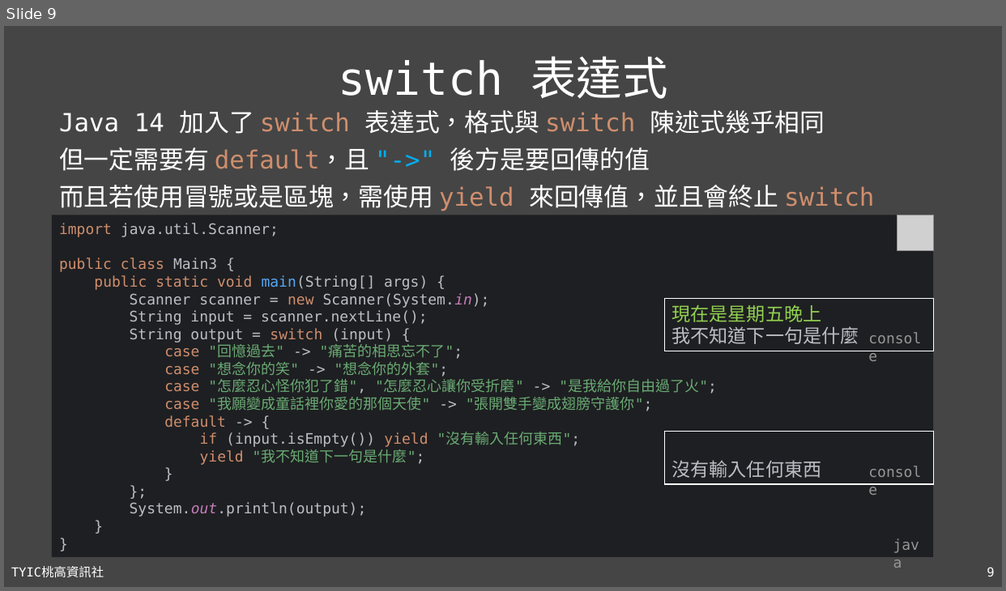
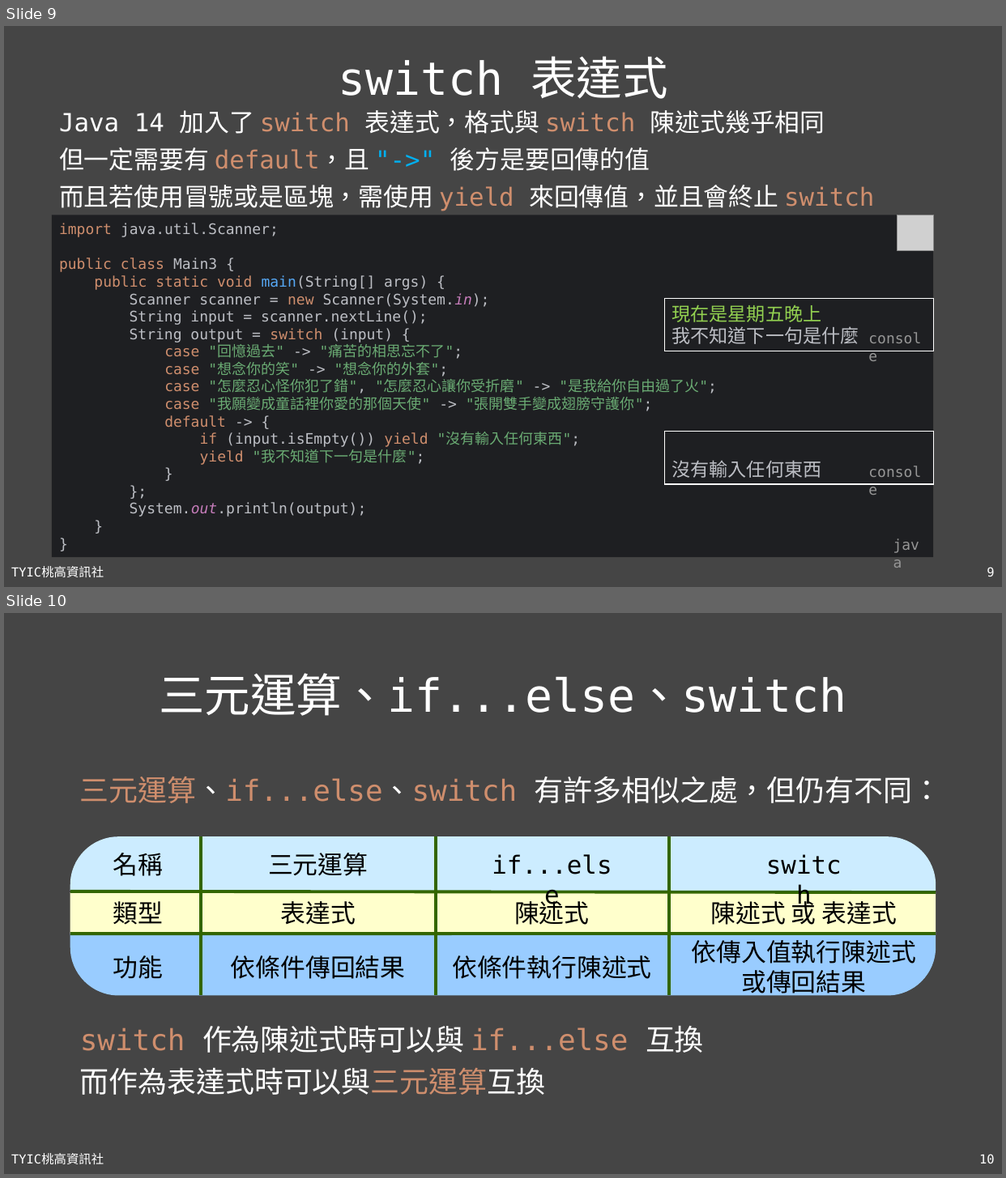
Before and after one commit to TYSHIC/slides, a slide deck: powerpoint/06_流程控制.pptx. Shown one above the other, each under a label of ours: slide 9 before the commit, slides 9 and 10 after it. The pictures are 1006x591 and 1006x1178 pixels, drawn with LibreOffice and Linux fonts; fonts in the diff are those of the drawing; grey boxes stand for pictures. Boxes give left, top, right and bottom in pixels: in the first picture for what was removed or moved away, otherwise in the second. Text is boxed around its words. In the diff, an @@ line names an element or a change of style, - is before the commit and + after.

Commit message:
06_switch

```diff
--- a/powerpoint/06_流程控制.pptx
+++ b/powerpoint/06_流程控制.pptx
@@ slide 10 added at bbox=[4, 613, 1002, 1174], background #454545; not listed: 2 template elements that a slide beside it also shows @@
@@ title added at bbox=[159, 673, 846, 716], 44 pt, text #FFFFFF @@
+三元運算、if...else、switch
@@ text added at bbox=[80, 777, 941, 803], 28 pt, text #CF8E6D @@
+三元運算、if...else、switch 有許多相似之處，但仍有不同：
@@ group added at bbox=[70, 837, 936, 999]: 12 texts, 5 lines, 3 freeform shapes @@
+依條件執行陳述式
+陳述式
+三元運算
+依條件傳回結果
+表達式
+名稱
+功能
+類型
+if...else
+依傳入值執行陳述式
+或傳回結果
+陳述式 或 表達式
+switch
@@ text added at bbox=[80, 1025, 704, 1095], 28 pt, text #FFFFFF @@
+switch 作為陳述式時可以與 if...else 互換
+而作為表達式時可以與三元運算互換
```
Also in this commit, not shown: 3 slides changed, 1 other slide added, 1 slide removed, 9 other files.
